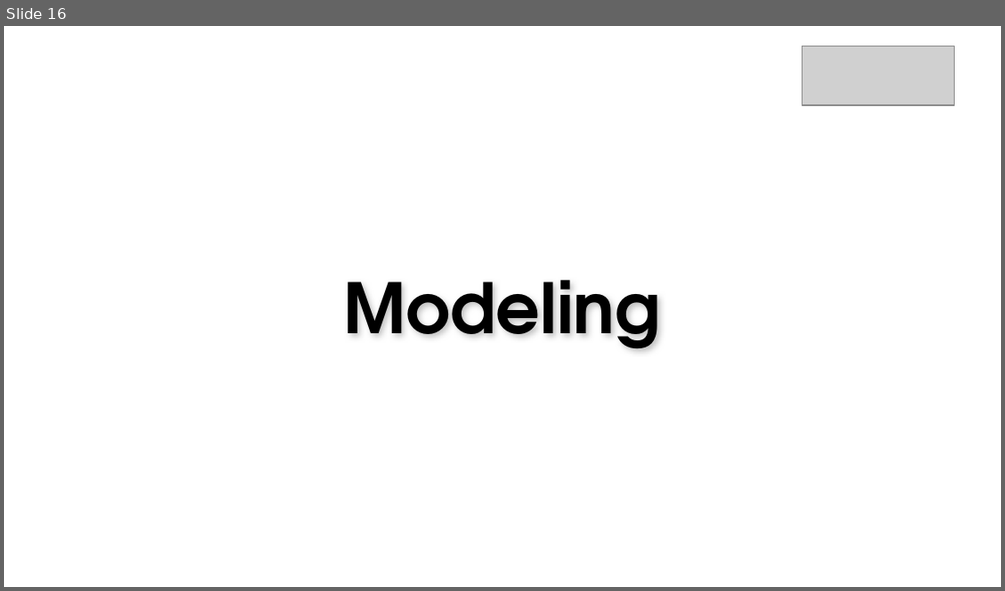
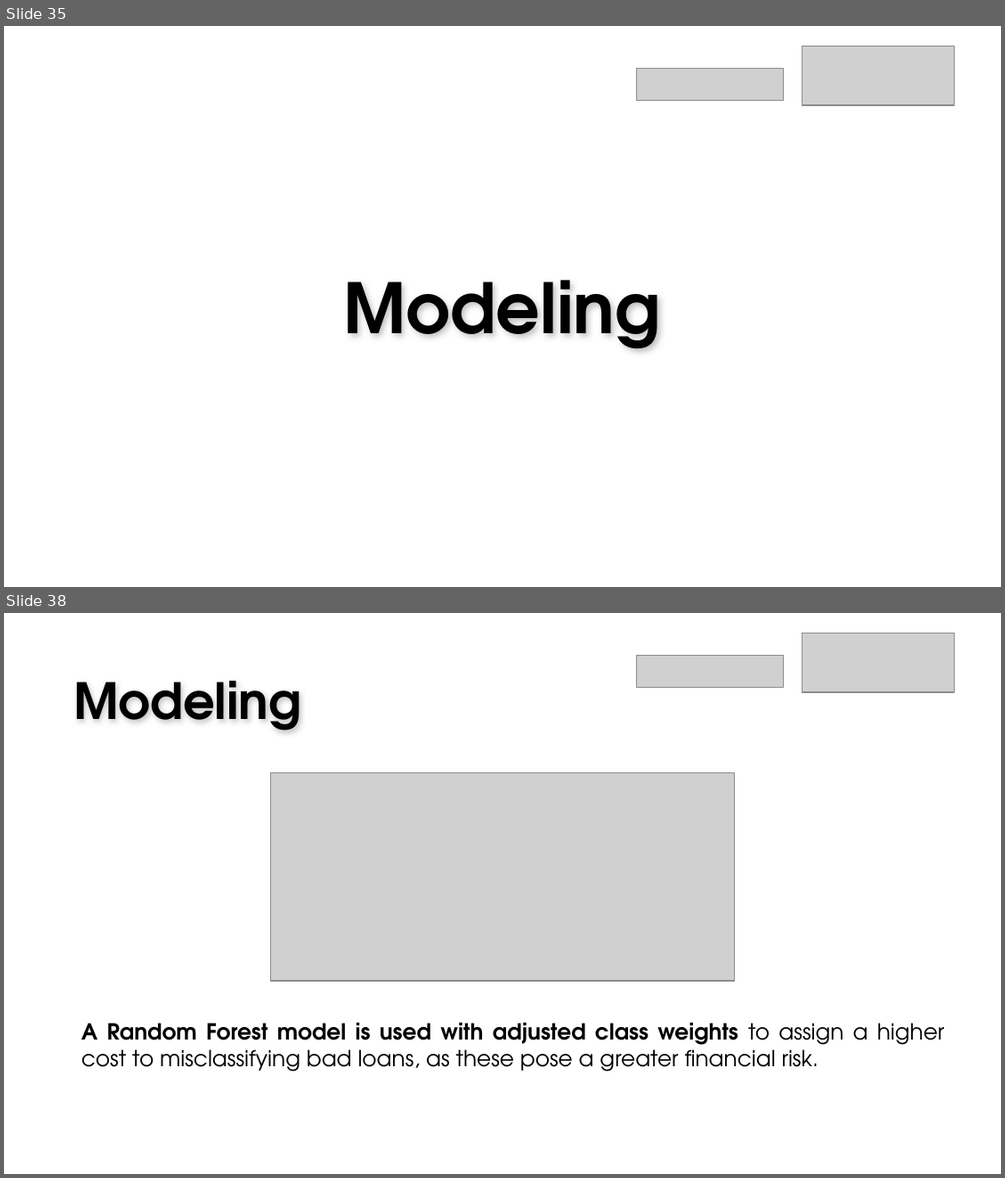
Before and after one commit to gisellehalim/idx-ds-vix-rakamin, a slide deck: PPT IDX Partners x Rakamin Academy.pptx. Shown one above the other, each under a label of ours: slide 16 before the commit, slides 35 and 38 after it; the slides between them are not shown. The pictures are 1005x591 and 1005x1178 pixels, drawn with LibreOffice and Linux fonts; fonts in the diff are those of the drawing; grey boxes stand for pictures; background and template pictures are left out. Boxes give left, top, right and bottom in pixels: in the first picture for what was removed or moved away, otherwise in the second. Text is boxed around its words. In the diff, an @@ line names an element or a change of style, - is before the commit and + after.

```diff
--- a/PPT IDX Partners x Rakamin Academy.pptx
+++ b/PPT IDX Partners x Rakamin Academy.pptx
@@ slide 38 added at (4, 613, 1001, 1174), background picture (left out) @@
@@ picture added at (801, 633, 954, 691) @@
@@ picture added at (637, 655, 784, 687) @@
@@ text added at (73, 681, 301, 730), 36 pt, text #000000, bold @@
+Modeling
@@ picture added at (270, 772, 734, 981) @@
@@ text added at (81, 1022, 945, 1071), 16 pt, text #000000 @@
+A Random Forest model is used with adjusted class weights to assign a higher cost to misclassifying bad loans, as these pose a greater financial risk.
@@ what was slide 16 is now slide 35 @@
@@ slide 35 changed as well @@
@@ picture added at (637, 68, 784, 100) @@
```
Also in this commit, not shown: 10 other slides changed, 29 other slides added, 12 slides removed, 3 other files.
